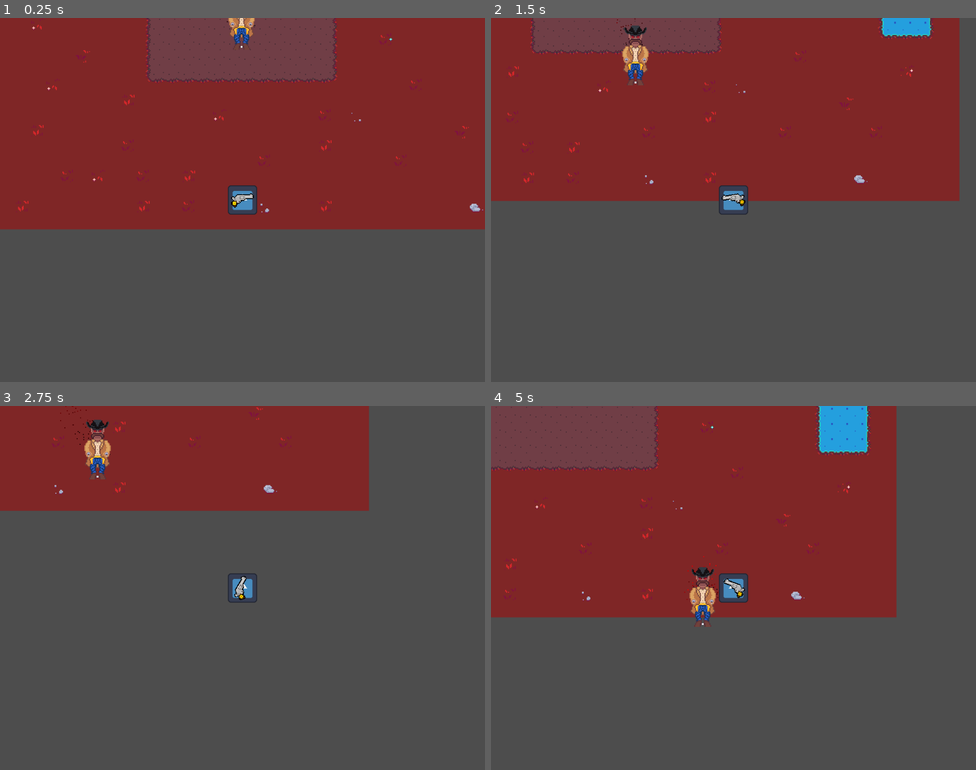
Above: before the commit, frames 1-4 (two rows, left to right).
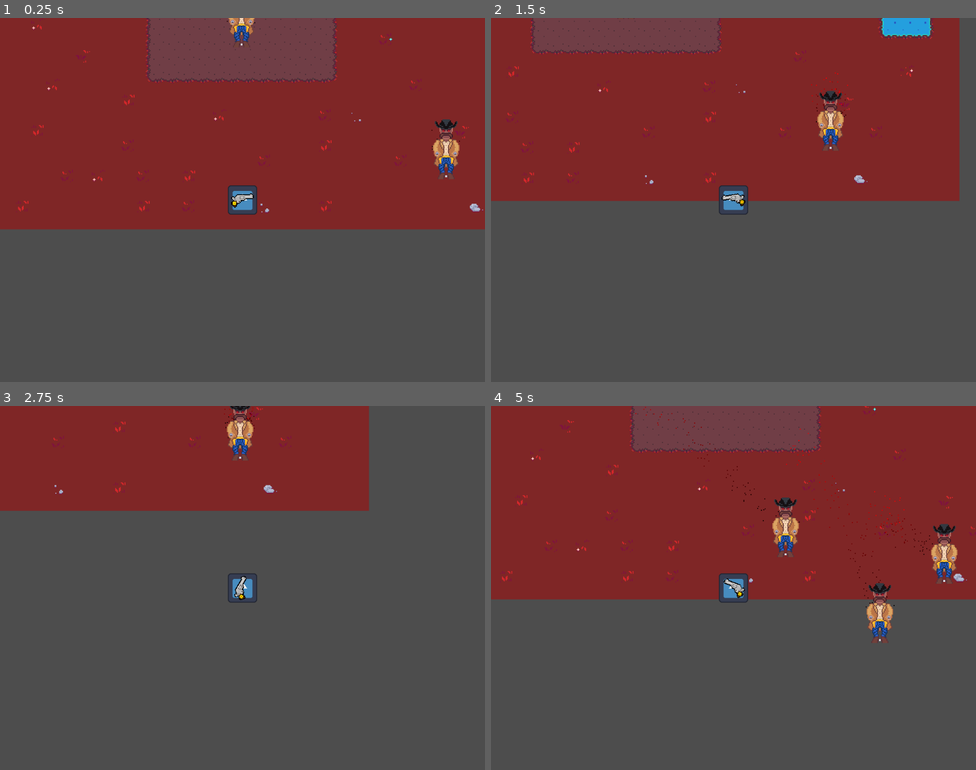
Above: after the commit, the same moments.

Repository: npnorman/chamber-bullethell
Game: Godot game, scene res://scenes/rooms/starting_room.tscn
The game is run twice, just before and just after one commit, with the same random seed, the same clock (stepped at 60 frames per second) and the same inputs. Before the commit the project has no main scene; this scene is started directly in both runs. The engine's default icon, where the game draws it, is replaced by a stand-in: a white triangle on a blue panel in a dark square.
Inputs (mouse positions are in pixels of both pictures, inside the frame that each line leads up to):
- Up to frame 1 (0.25 s): no input
- Up to frame 2 (1.5 s): move the mouse to (840, 181) at 0.52 s; hold D (Right) 0.53-1.28 s; hold Mouse wheel down (Cycle Bullet Backward) 0.53-1.28 s; move the mouse to (636, 218) at 1.27 s; hold S (Down) from 1.28 s (still down); tap Mouse wheel up (Cycle Bullet Forward) at 1.35 s
- Up to frame 3 (2.75 s): move the mouse to (291, 507) at 2.02 s; release S (Down) at 2.03 s; press the mouse at (291, 507) at 2.03 s; hold D (Right) from 2.03 s (still down)
- Up to frame 4 (5 s): move the mouse to (709, 660) at 2.77 s; release D (Right) at 2.78 s; release the mouse at (709, 660) at 2.78 s; hold Up (Up) 2.78-3.53 s; tap Mouse wheel down (Cycle Bullet Backward) at 2.85 s; move the mouse to (879, 642) at 3.52 s; hold Mouse wheel up (Cycle Bullet Forward) 3.53-4.28 s; hold Left (Left) from 3.53 s (still down); move the mouse to (588, 533) at 4.27 s; click (588, 533) at 4.35 s

The runs differ from the first frame. In frame 1, 0.8% of the frame differs, in the area x 46-95%, y 0-45%; in frame 2, 1.2%; in frame 3, 1.2%; in frame 4, 25%, in the area x 0-100%, y 0-65%.

Commit message:
updated path finding

Diff:
--- a/project.godot
+++ b/project.godot
@@ -11,6 +11,7 @@
 [application]
 
 config/name="chamber-bullethell"
+run/main_scene="uid://cd0v14frrlgju"
 config/features=PackedStringArray("4.4", "Forward Plus")
 config/icon="res://icon.svg"
 
--- a/scenes/enemy.tscn
+++ b/scenes/enemy.tscn
@@ -12,11 +12,6 @@
 [node name="Enemy" type="CharacterBody2D" node_paths=PackedStringArray("nav_agent") groups=["Enemy", "NavigationAgents"]]
 script = ExtResource("1_md0e3")
 nav_agent = NodePath("NavigationAgent2D")
-speed = 100
-
-[node name="Area2D" type="Area2D" parent="."]
-
-[node name="CollisionShape2D" type="CollisionShape2D" parent="Area2D"]
 
 [node name="CollisionShape2D" type="CollisionShape2D" parent="."]
 position = Vector2(0, -2)
@@ -37,3 +32,9 @@
 texture = ExtResource("1_cpy70")
 
 [node name="NavigationAgent2D" type="NavigationAgent2D" parent="."]
+
+[node name="RerouteTimer" type="Timer" parent="."]
+wait_time = 3.0
+autostart = true
+
+[connection signal="timeout" from="RerouteTimer" to="." method="_on_reroute_timer_timeout"]
--- a/scenes/rooms/starting_room.tscn
+++ b/scenes/rooms/starting_room.tscn
@@ -138,4 +138,10 @@
 
 [node name="HUD" parent="." instance=ExtResource("7_7e8gg")]
 
+[node name="Enemy" parent="." instance=ExtResource("2_ckyam")]
+position = Vector2(-205, -61)
+
+[node name="Enemy2" parent="." instance=ExtResource("2_ckyam")]
+position = Vector2(216, 139)
+
 [connection signal="bullet_fired" from="Player" to="." method="_on_player_bullet_fired"]
--- a/scripts/enemy.gd
+++ b/scripts/enemy.gd
@@ -2,22 +2,40 @@
 
 var target:CharacterBody2D
 @export var nav_agent:NavigationAgent2D
-@export var speed = 300
-@export var health = 2
+@export var speed:float = 300.0
+@export var health:int = 2
+@export var distance_from_player:float = 100
+
+var is_moving:bool = true
+var last_static_position:Vector2
+var is_wiggle_room_set = true
+var wiggle_room:float = 1.0
 
 func _ready() -> void:
 	target = get_tree().get_nodes_in_group("Player")[0]
 
 func _physics_process(delta: float) -> void:
 
-	decide_nav_route(delta)
+	move_to_target(delta)
 
 	move_and_slide()
 
-func decide_nav_route(delta):
+func is_within_distance_from_target():
+
+	if target.global_position.distance_to(global_position) <= distance_from_player:
+		return true
+
+	return false
+
+func decide_nav_route():
 	#set target
-	nav_agent.target_position = target.global_position
+	#TODO: make more inline with what we want later
+	var v1 = target.global_position - global_position
+	var v1n = v1.normalized()
 
+	nav_agent.target_position = target.global_position - (v1n * distance_from_player)
+
+func move_to_target(delta):
 	#move towards target
 	var direction = Vector2.ZERO
 
@@ -33,3 +51,8 @@
 func enemy_die():
 	# or dead body
 	self.queue_free()
+
+func _on_reroute_timer_timeout() -> void:
+	# reroute navagent
+	# stops jittering
+	decide_nav_route()
